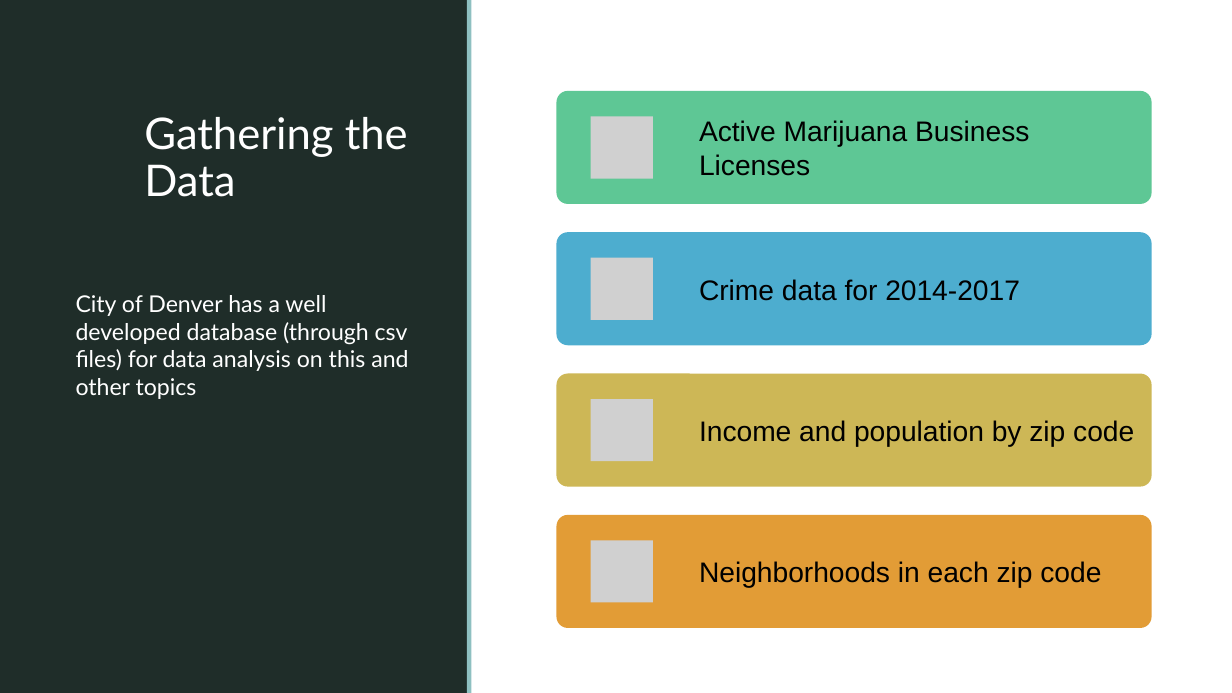
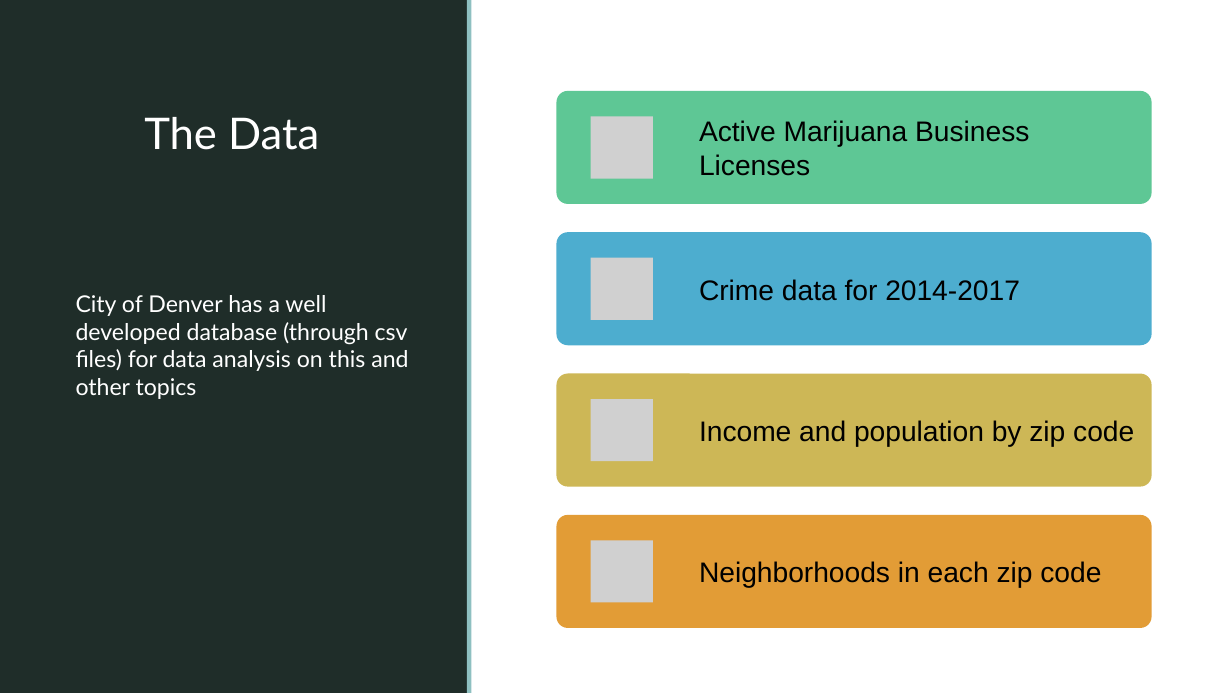
Before and after one commit to zapatos24/Mod_3_Final_Project, a slide deck: slide 3 of presentation_mod_3.pptx. Drawn at 1232x693 pixels with LibreOffice and Linux fonts; fonts in the diff are those of the drawing; grey boxes stand for pictures; background and template pictures are left out. Boxes give left, top, right and bottom in pixels: in the first picture for what was removed or moved away, otherwise in the second. Text is boxed around its words. In the diff, an @@ line names an element or a change of style, - is before the commit and + after.

```diff
--- a/presentation_mod_3.pptx
+++ b/presentation_mod_3.pptx
@@ title at (144, 117, 319, 150): text changed @@
-Gathering the Data
+The Data
```
Also in this commit, not shown: 5 other slides changed, 1 other file.
